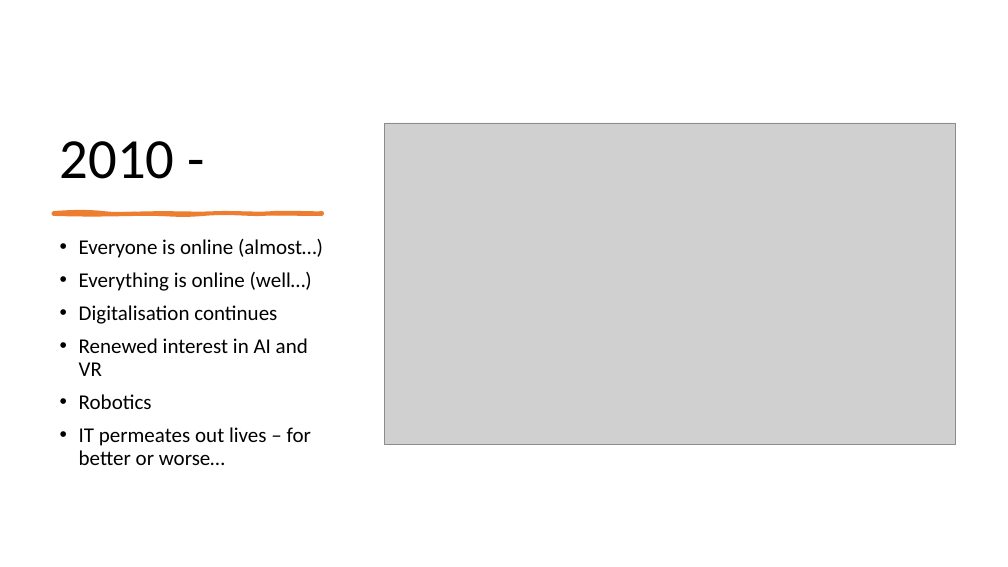
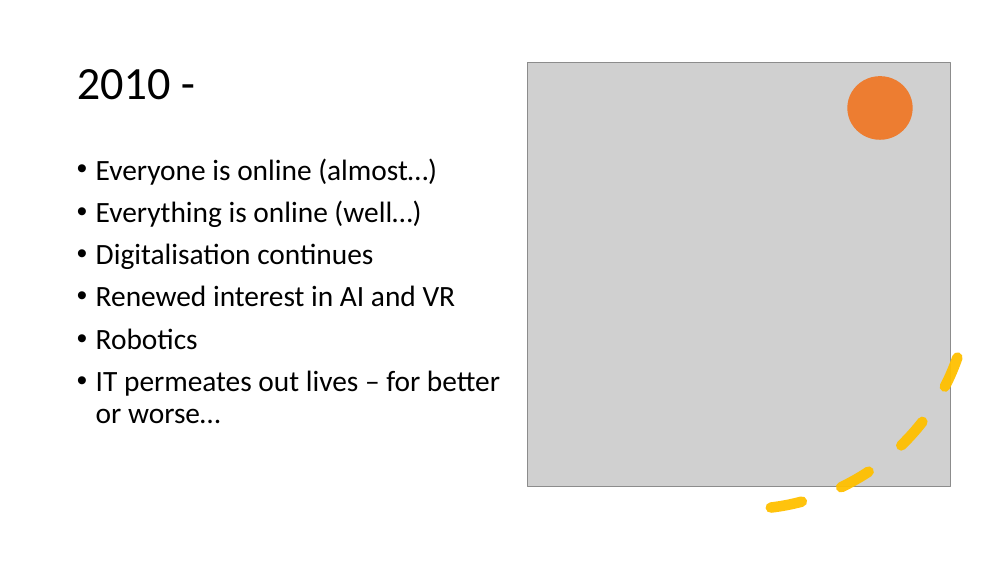
Before and after one commit to perslaursen/OOProg22, a slide deck: slide 16 of Chap/Start/Presentations/IT-Intro2022.pptx. Drawn at 1008x567 pixels with LibreOffice and Linux fonts; fonts in the diff are those of the drawing; grey boxes stand for pictures. Boxes give left, top, right and bottom in pixels: in the first picture for what was removed or moved away, otherwise in the second. Text is boxed around its words. In the diff, an @@ line names an element or a change of style, - is before the commit and + after.

```diff
--- a/Chap/Start/Presentations/IT-Intro2022.pptx
+++ b/Chap/Start/Presentations/IT-Intro2022.pptx
@@ title "2010 -": place and size @@
-title "2010 -" at (60,141,175,179)
+title "2010 -" at (77,69,171,100)
@@ title "2010 -" at (77,69,171,100): size 54 to 44 pt; vertical alignment bottom to middle @@
@@ arc (boxed as its full ellipse) added at (493,32,995,534), outline #FFC000 10 pt dashed @@
@@ picture: place and size @@
-picture at (385,123,956,445)
+picture at (527,63,951,486)
@@ ellipse added at (848,76,913,140), fill #ED7D31 @@
@@ text "Everyone is online (almost…)": place and size @@
-text "Everyone is online (almost…)" at (79,239,323,465)
+text "Everyone is online (almost…)" at (96,158,500,424)
@@ text "Everyone is online (almost…)" at (96,158,500,424): size 20 to 28 pt @@
@@ freeform shape removed at (53,212,322,214) @@
```
Also in this commit, not shown: 13 other slides changed, 8 other files.
